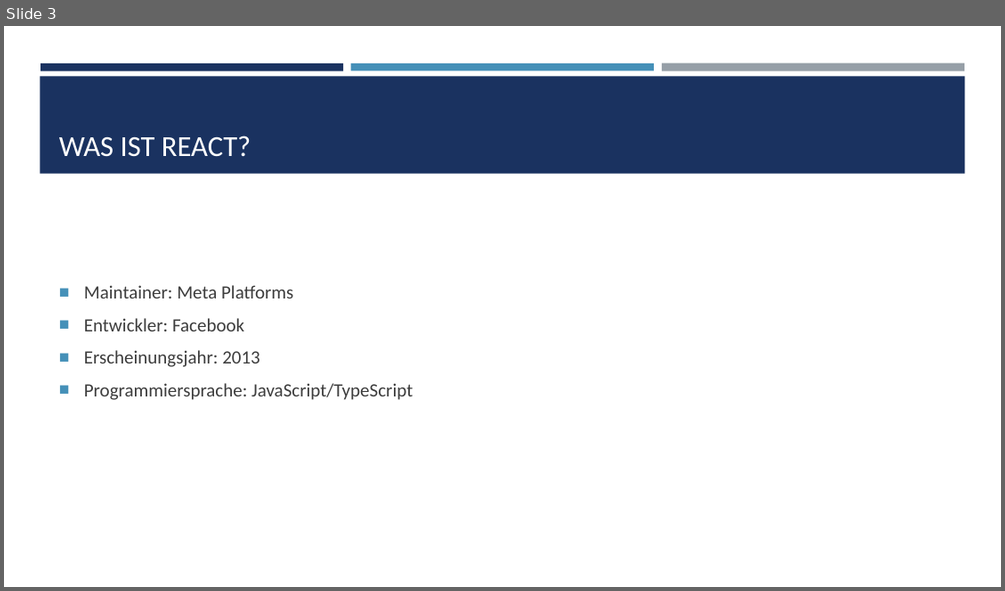
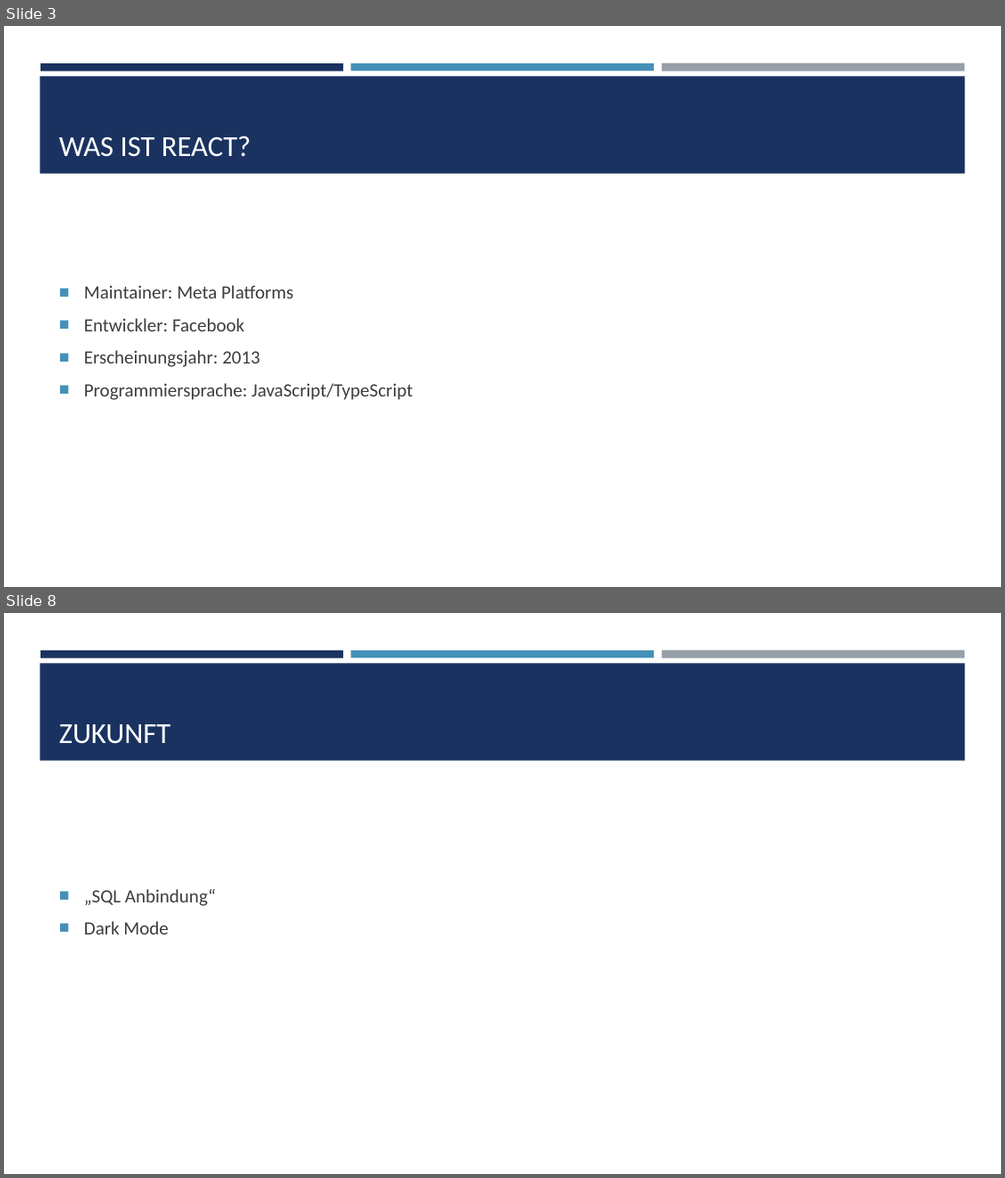
Before and after one commit to Stjeopka/NFT-Shop, a slide deck: NFT-Shop.pptx. Shown one above the other, each under a label of ours: slide 3 before the commit, slides 3 and 8 after it; the slides between them are not shown. The pictures are 1005x591 and 1005x1178 pixels, drawn with LibreOffice and Linux fonts; fonts in the diff are those of the drawing. Boxes give left, top, right and bottom in pixels: in the first picture for what was removed or moved away, otherwise in the second. Text is boxed around its words. In the diff, an @@ line names an element or a change of style, - is before the commit and + after.

```diff
--- a/NFT-Shop.pptx
+++ b/NFT-Shop.pptx
@@ slide 8 added at (4, 613, 1001, 1174), background #FFFFFF; not listed: 4 template elements that a slide beside it also shows @@
@@ title added at (59, 724, 171, 744), 28 pt, text #FFFFFF @@
+ZUKUNFT
@@ text added at (84, 889, 216, 934), 18 pt, text #3D3D3D @@
+■ „SQL Anbindung“
+■ Dark Mode
```
Also in this commit, not shown: 1 slide changed, 4 other slides added, 1 slide removed.
